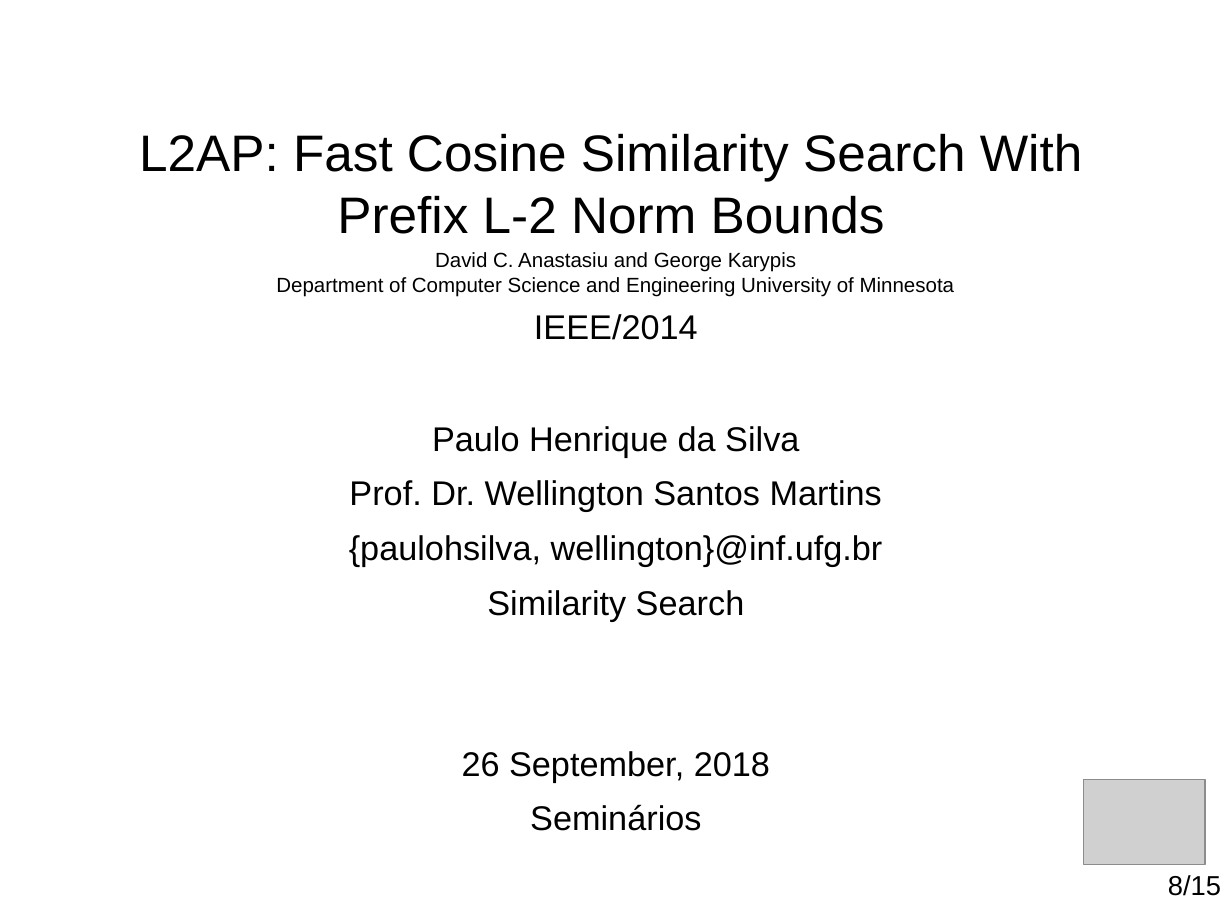
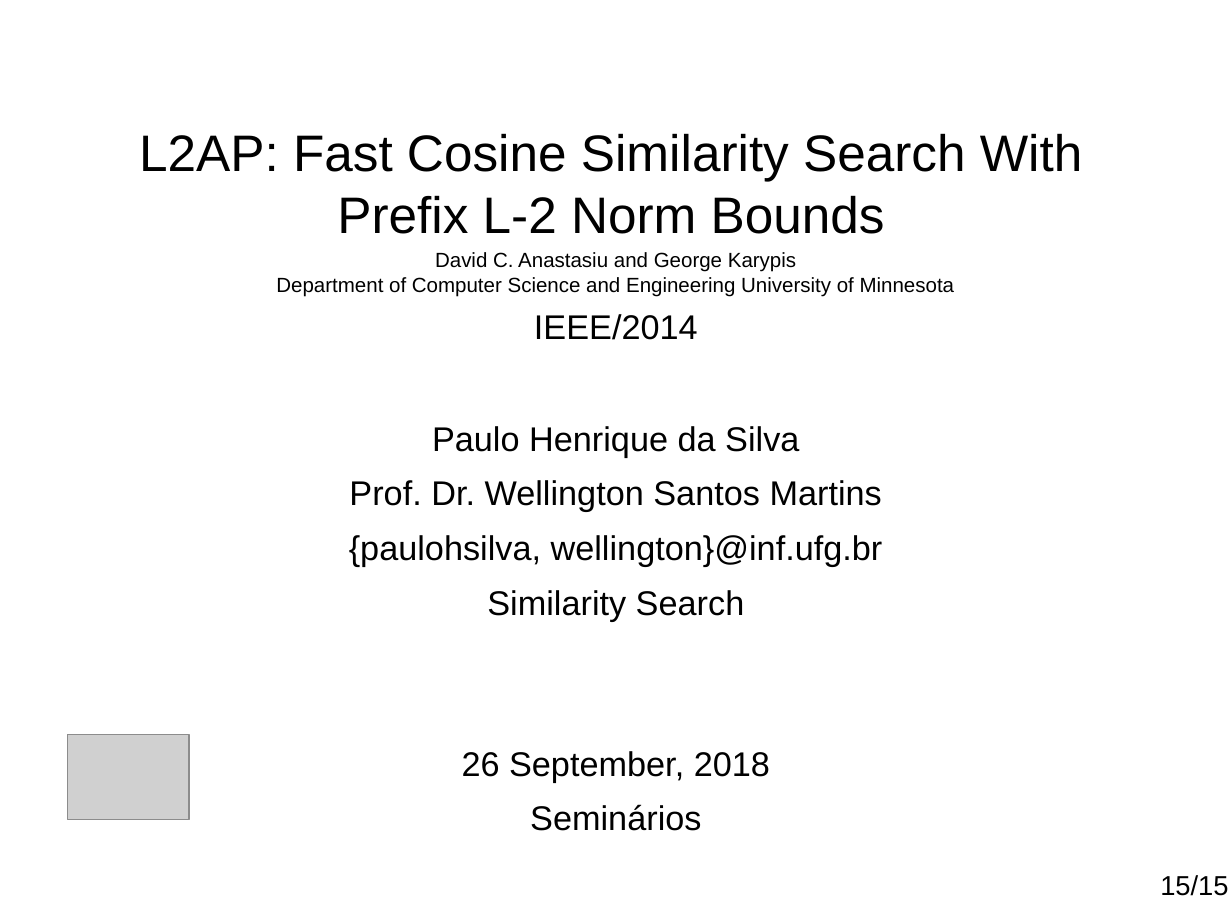
Before and after one commit to paulohq/apresentacao-L2AP, a slide deck: slide 16 of apresentacao-L2AP.ppt (slide 15 before the commit). Drawn at 1232x924 pixels with LibreOffice and Linux fonts; fonts in the diff are those of the drawing; grey boxes stand for pictures; background and template pictures are left out. Boxes give left, top, right and bottom in pixels: in the first picture for what was removed or moved away, otherwise in the second. Text is boxed around its words. In the diff, an @@ line names an element or a change of style, - is before the commit and + after.

```diff
--- a/apresentacao-L2AP.ppt
+++ b/apresentacao-L2AP.ppt
@@ picture: place and size @@
-picture at (1084,780,1205,865)
+picture at (68,734,188,819)
@@ text at (1160,875,1228,896): text changed @@
-8/15
+15/15
```
Also in this commit, not shown: 14 other slides changed, 1 slide added, 1 other file.
